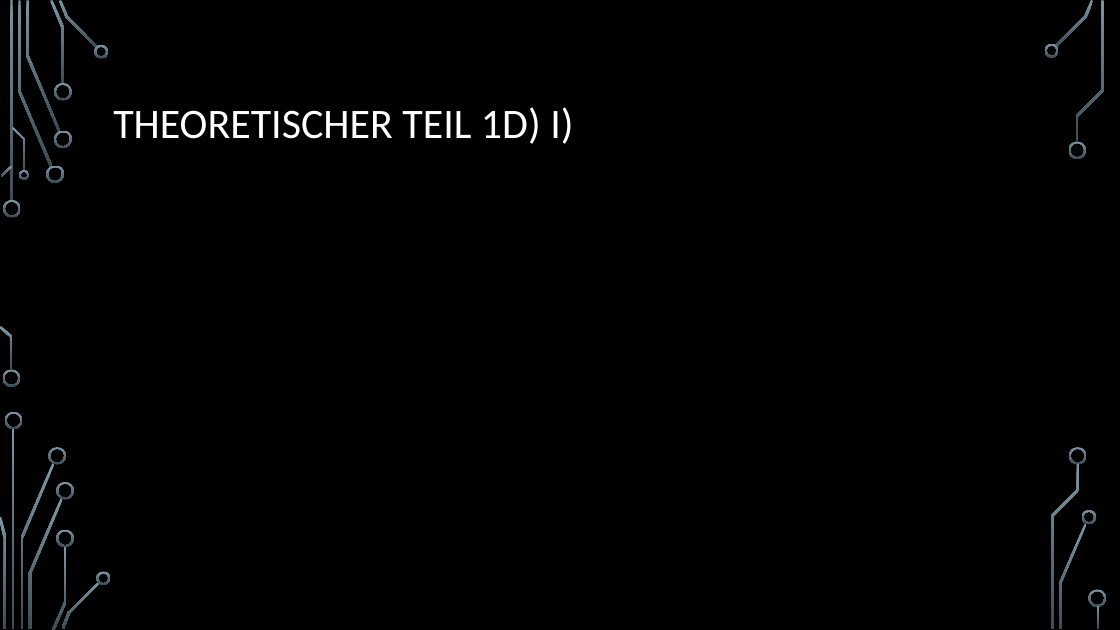
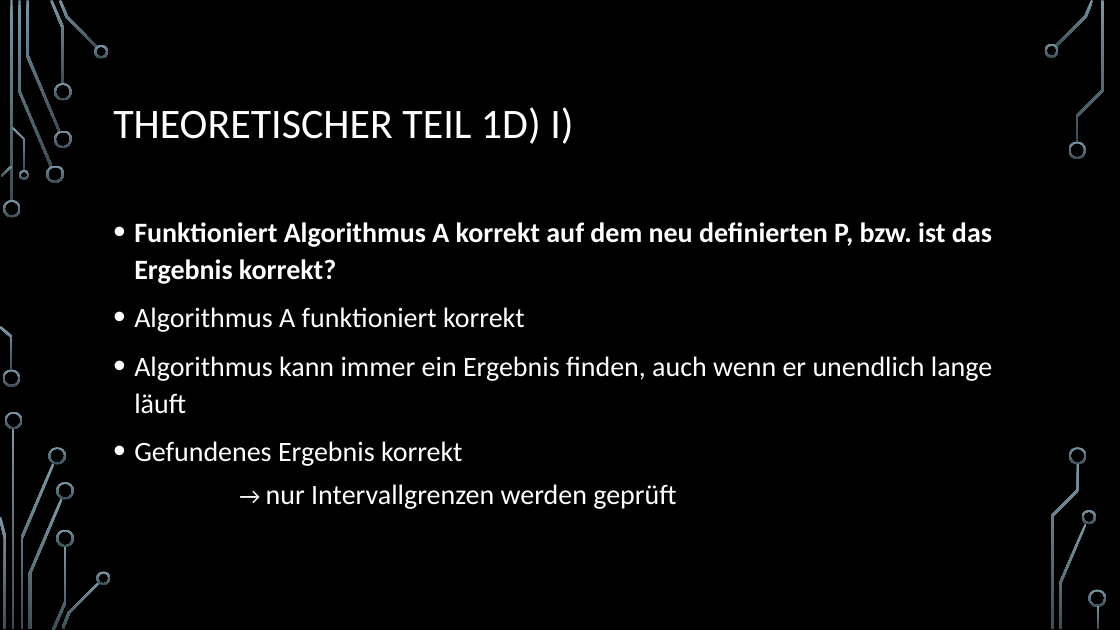
Before and after one commit to Fixeres/HybrideSysteme, a slide deck: slide 10 of src/resources/Hybride systeme_Jörn_seine_Teile.pptx. Drawn at 1120x630 pixels with LibreOffice and Linux fonts; fonts in the diff are those of the drawing; background and template pictures are left out. Boxes give left, top, right and bottom in pixels: in the first picture for what was removed or moved away, otherwise in the second. Text is boxed around its words. In the diff, an @@ line names an element or a change of style, - is before the commit and + after.

```diff
--- a/src/resources/Hybride systeme_Jörn_seine_Teile.pptx
+++ b/src/resources/Hybride systeme_Jörn_seine_Teile.pptx
@@ text added at <box>134,222,992,509</box>, 24 pt, text #FFFFFF @@
+• Funktioniert Algorithmus A korrekt auf dem neu definierten P, bzw. ist das Ergebnis korrekt?
+• Algorithmus A funktioniert korrekt
+• Algorithmus kann immer ein Ergebnis finden, auch wenn er unendlich lange läuft
+• Gefundenes Ergebnis korrekt
+  → nur Intervallgrenzen werden geprüft
```
Also in this commit, not shown: 9 other slides changed, 2 slides added, 1 slide removed.
